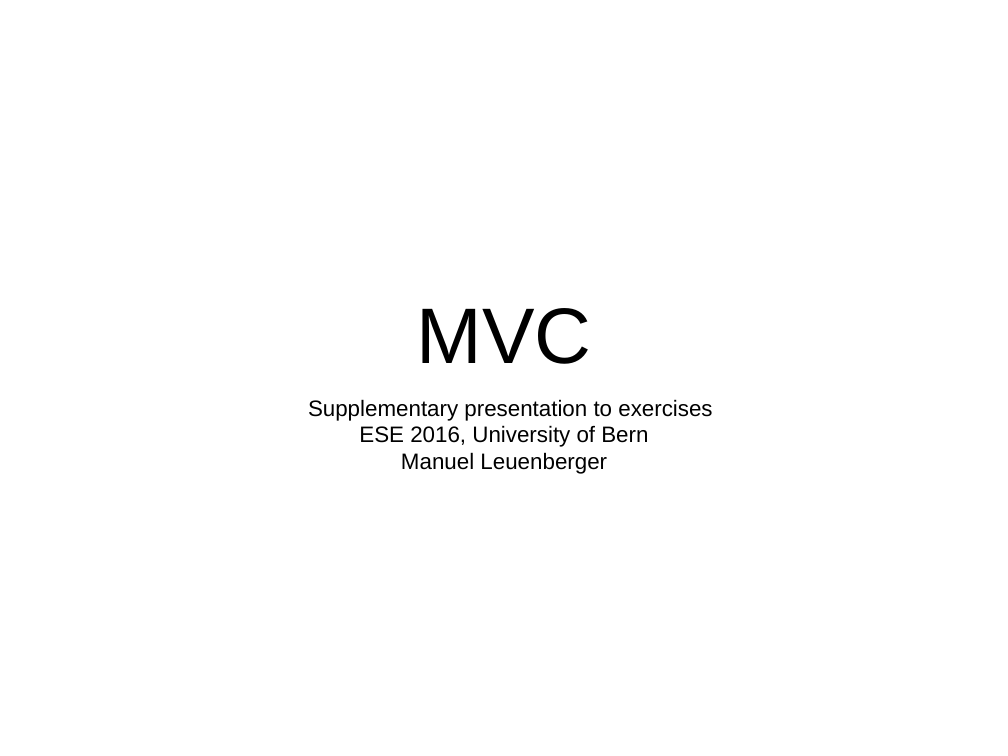
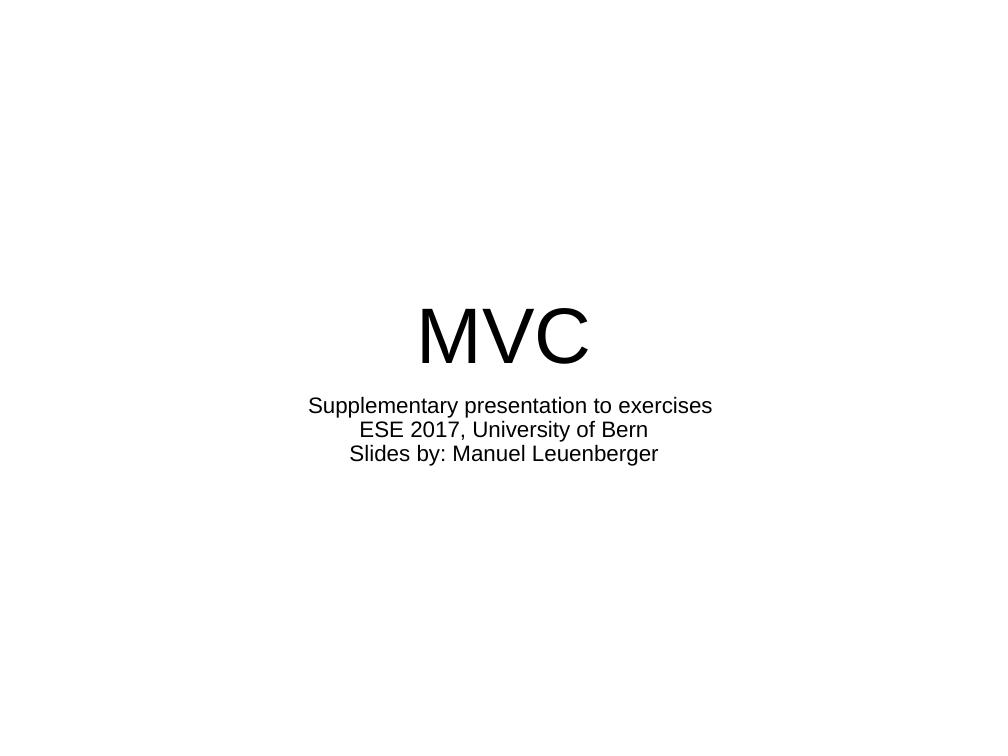
Before and after one commit to scg-unibe-ch/ese2017, a slide deck: slide 1 of slides/3_mvc.pptx. Drawn at 1008x756 pixels with LibreOffice and Linux fonts; fonts in the diff are those of the drawing. Boxes give left, top, right and bottom in pixels: in the first picture for what was removed or moved away, otherwise in the second. Text is boxed around its words. In the diff, an @@ line names an element or a change of style, - is before the commit and + after.

```diff
--- a/slides/3_mvc.pptx
+++ b/slides/3_mvc.pptx
@@ subtitle at [308,396,712,418]: line spacing 1 to 0.9 @@
@@ subtitle at [349,420,659,466]: text changed @@
-ESE 2016, University of Bern
-Manuel Leuenberger
+ESE 2017, University of Bern
+Slides by: Manuel Leuenberger
```
Also in this commit, not shown: 5 other slides changed, 2 slides removed.
